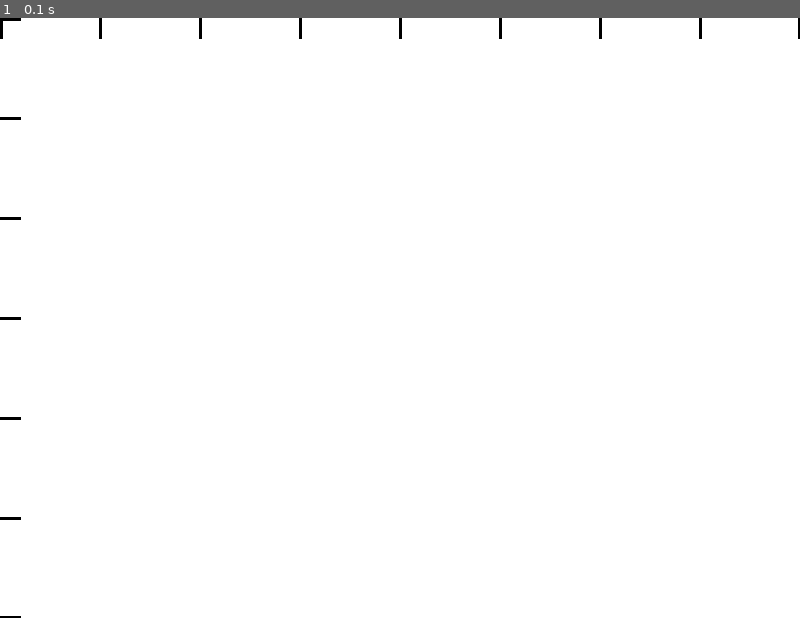
Above: before the commit, frame 1.
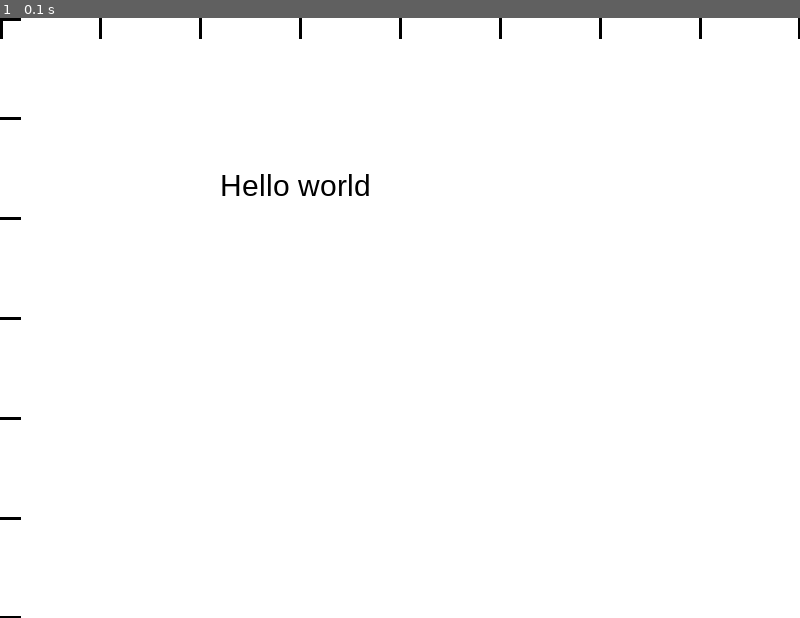
Above: after the commit, the same moment.

Repository: PhillipsJo860/pygame-template
Game: pygame game, started from game.py
The game is run twice, just before and just after one commit, with the same random seed, the same clock (stepped at 60 frames per second) and the same inputs.
Inputs:
- Up to frame 1 (0.1 s): no input

The runs differ from the first frame. In frame 1, 0.2% of the frame differs, in the area x 27-47%, y 26-30%.

Commit message:
added the ability to create text

Diff:
--- a/game.py
+++ b/game.py
@@ -17,23 +17,34 @@
                 return False
     return True
 
+# text_font = pygame.font.Font(None, 30)
+
 def draw_line(screen, color, start_pos, end_pos, thickness):
     pygame.draw.line(screen, color, start_pos, end_pos, thickness)
 
 def draw_rect(screen, rect, color, thickness):
-            pygame.draw.rect(screen, color, rect, thickness)
+    pygame.draw.rect(screen, color, rect, thickness)
 
 def draw_circle(screen, center, radius, color, thickness):
     pygame.draw.circle(screen, color, center, radius, thickness)
+
+def draw_text(screen, text, font, text_col, x, y):
+    img = font.render(text, True, text_col)
+    screen.blit(img, (x, y))
+
 
 
 def main():
     screen = init_game()
     clock = pygame.time.Clock()
     running = True
+
+    text_font = pygame.font.SysFont('Arial', 30)
     while running:
         running = handle_events()
         screen.fill(config.COLOR_WHITE)
+
+        draw_text(screen, 'Hello world', text_font, config.COLOR_BLACK, 220, 150)
 
         # Calling a grid (Comment this out after you are done coding)
         grid(screen)
